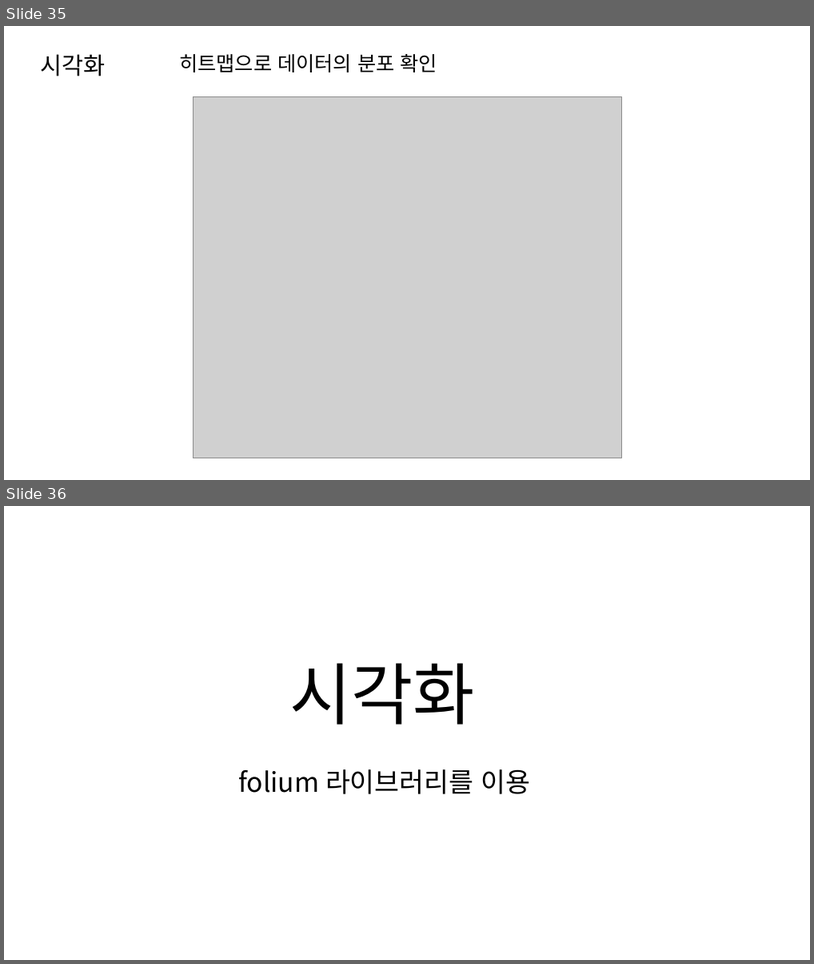
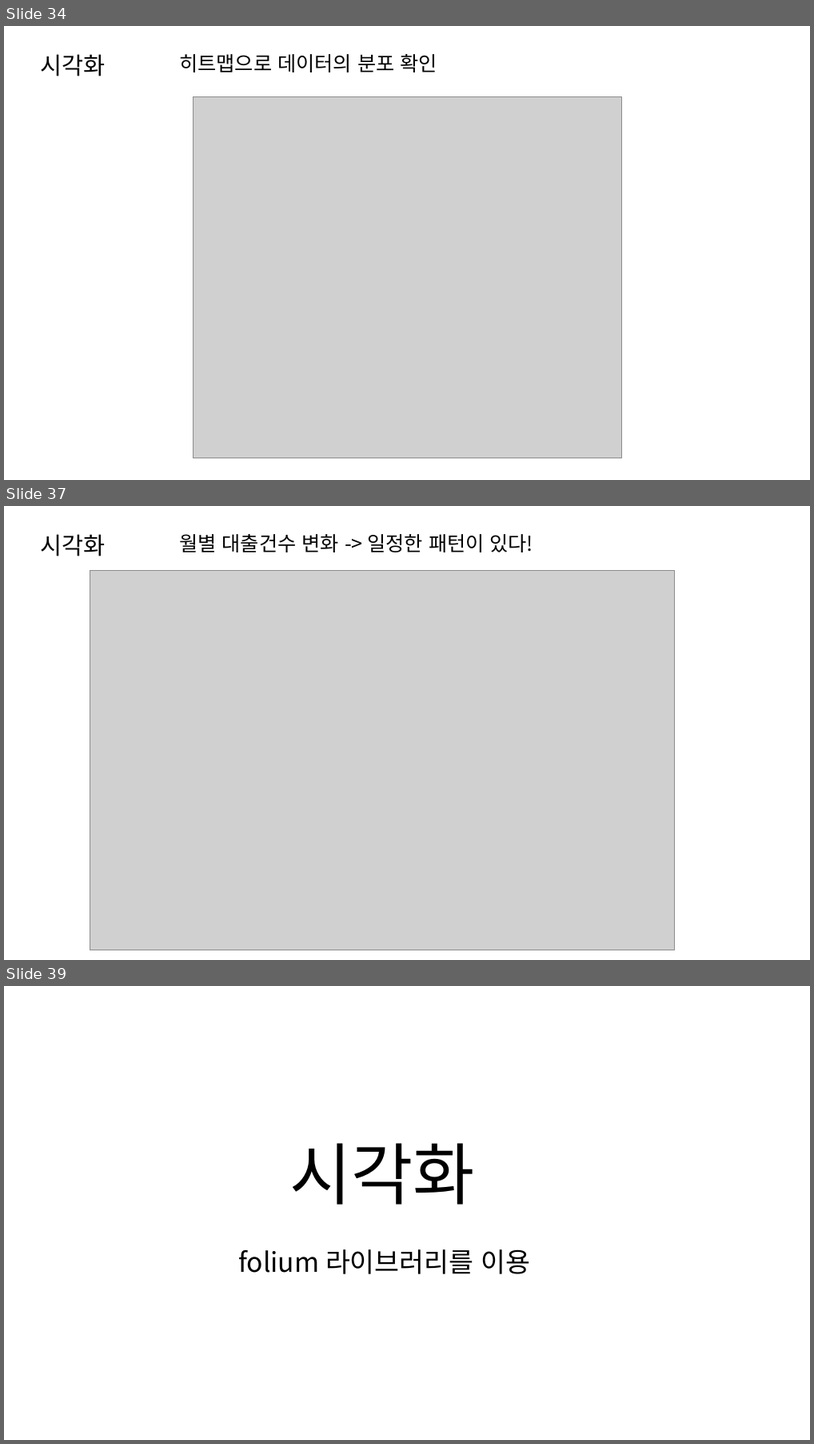
Before and after one commit to dev-hw/SeSAC-live_map, a slide deck: 230810.pptx. Shown one above the other, each under a label of ours: slides 35 and 36 before the commit, slides 34, 37 and 39 after it; the slides between them are not shown. The pictures are 814x964 and 814x1444 pixels, drawn with LibreOffice and Linux fonts; fonts in the diff are those of the drawing; grey boxes stand for pictures. Boxes give left, top, right and bottom in pixels: in the first picture for what was removed or moved away, otherwise in the second. Text is boxed around its words. In the diff, an @@ line names an element or a change of style, - is before the commit and + after.

```diff
--- a/230810.pptx
+++ b/230810.pptx
@@ slide 37 added at bbox=[4, 506, 810, 960], background #FFFFFF @@
@@ text added at bbox=[40, 534, 105, 556], 28 pt, text #000000 @@
+시각화
@@ text added at bbox=[179, 534, 534, 552], 24 pt, text #000000 @@
+월별 대출건수 변화 -> 일정한 패턴이 있다!
@@ picture added at bbox=[90, 570, 675, 949] @@
@@ what was slide 35 is now slide 34 @@
@@ what was slide 36 is now slide 39 @@
```
Also in this commit, not shown: 3 slides changed, 3 other slides added, 1 slide removed.
